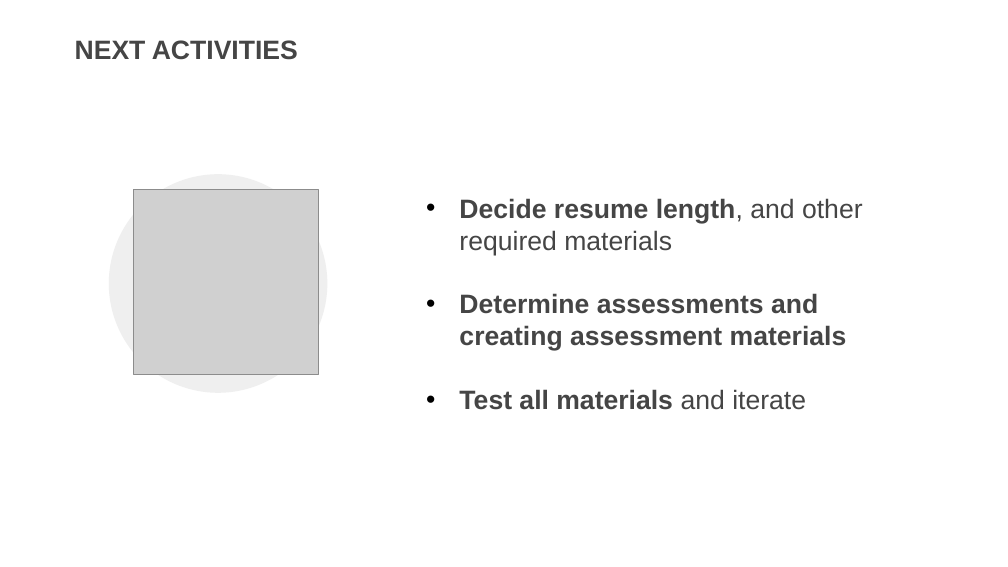
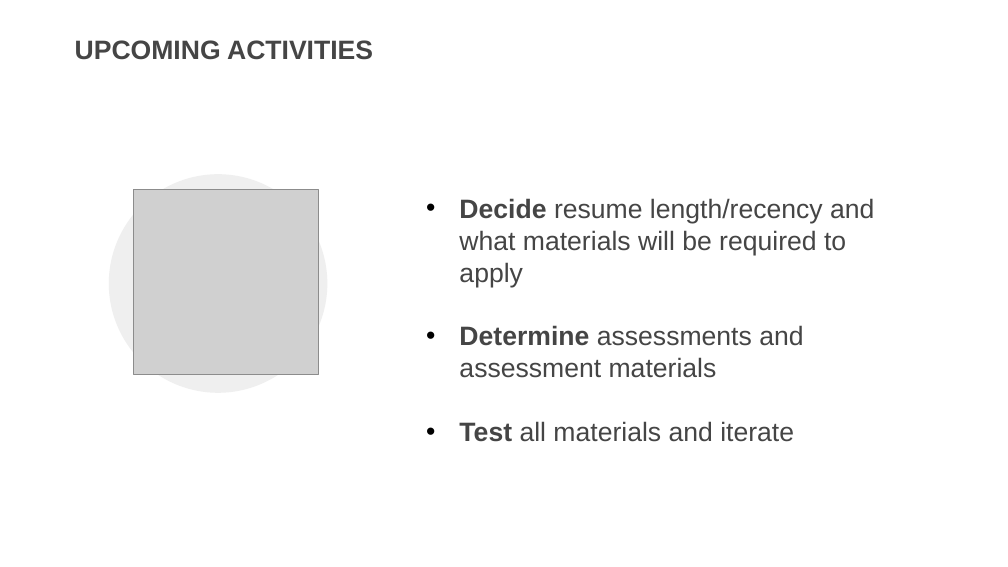
Before and after one commit to usds/SME-QA-Website, a slide deck: slide 43 of toolkit/job-analysis/job-analysis-presentation.pptx (slide 41 before the commit). Drawn at 1008x567 pixels with LibreOffice and Linux fonts; fonts in the diff are those of the drawing; grey boxes stand for pictures. Boxes give left, top, right and bottom in pixels: in the first picture for what was removed or moved away, otherwise in the second. Text is boxed around its words. In the diff, an @@ line names an element or a change of style, - is before the commit and + after.

```diff
--- a/toolkit/job-analysis/job-analysis-presentation.pptx
+++ b/toolkit/job-analysis/job-analysis-presentation.pptx
@@ title at (x1=75, y1=40, x2=373, y2=60): text changed @@
-NEXT ACTIVITIES
+UPCOMING ACTIVITIES
@@ text at (x1=459, y1=198, x2=874, y2=378): text changed; bold off @@
-• Decide resume length, and other required materials
-• Determine assessments and creating assessment materials
+• Decide resume length/recency and what materials will be required to apply
+• Determine assessments and assessment materials
@@ text at (x1=459, y1=421, x2=794, y2=442): bold off in "all materials" @@
```
Also in this commit, not shown: 20 other slides changed, 3 slides added.
